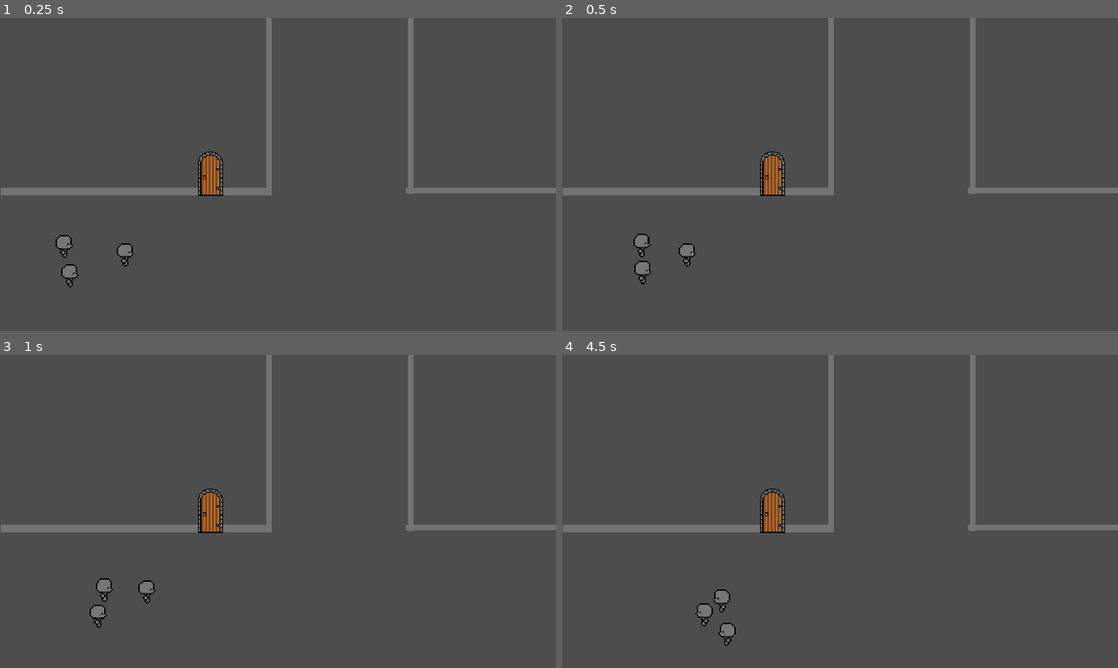
Above: before the commit, frames 1-4 (two rows, left to right).
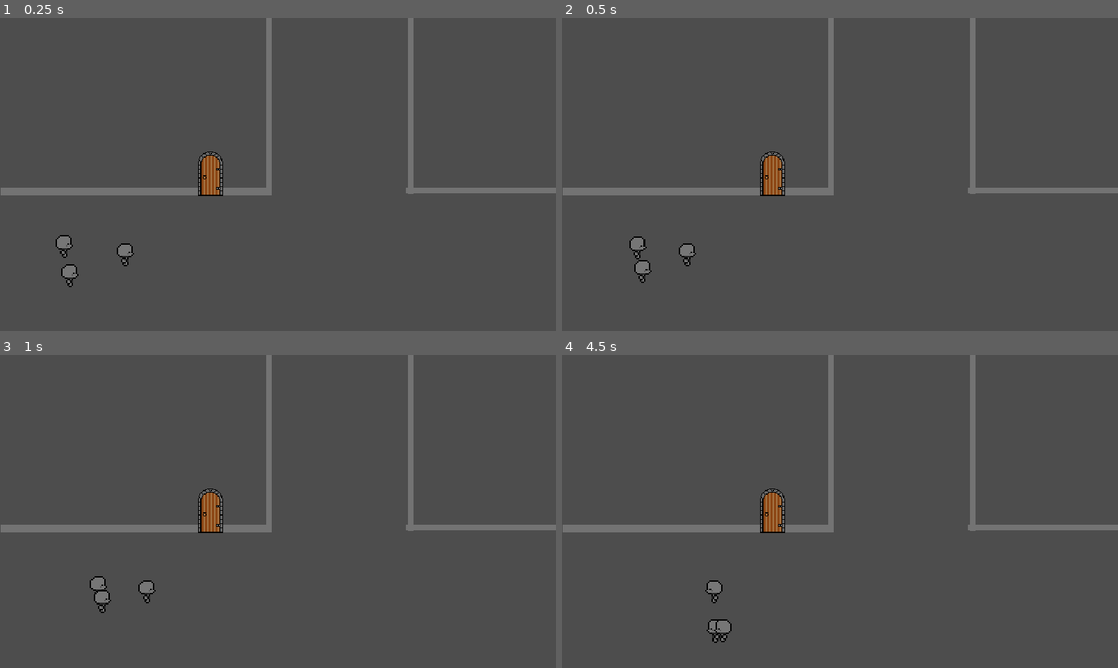
Above: after the commit, the same moments.

Repository: DubiousDuck/Manny-Takes-on-Upper-Management
Game: Godot game, scene res://overworld/sample_overworld.tscn
The game is run twice, just before and just after one commit, with the same random seed, the same clock (stepped at 60 frames per second) and the same inputs.
Inputs (mouse positions are in pixels of both pictures, inside the frame that each line leads up to):
- Up to frame 1 (0.25 s): no input
- Up to frame 2 (0.5 s): no input
- Up to frame 3 (1 s): tap Enter (ui_accept) at 0.5, 0.77 s; move the mouse to (400, 495) at 0.52 s; hold Right (ui_right) from 0.53 s (still down); click (400, 495) at 0.6 s
- Up to frame 4 (4.5 s): move the mouse to (728, 527) at 1.27 s; release Right (ui_right) at 1.28 s; hold Down (ui_down) 1.28-2.03 s; click (728, 527) at 1.35 s; tap Enter (ui_accept) at 1.52, 3.02, 3.77 s; move the mouse to (895, 442) at 2.02 s; hold Right (ui_right) 2.03-2.78 s; click (895, 442) at 2.1 s; move the mouse to (812, 574) at 2.77 s; hold Up (ui_up) 2.78-3.53 s; click (812, 574) at 2.85 s; move the mouse to (1006, 558) at 3.52 s; hold Left (ui_left) from 3.53 s (still down); click (1006, 558) at 3.6 s; move the mouse to (673, 464) at 4.27 s; click (673, 464) at 4.35 s

Frame 1 is identical in both runs. In frame 2, 0.2% of the frame differs, in the area x 12-17%, y 68-86%; in frame 3, 0.4%; in frame 4, 0.6%, in the area x 24-32%, y 72-93%.

Commit message:
Set Follower collision layer to 2

Diff:
--- a/overworld/Follower.tscn
+++ b/overworld/Follower.tscn
@@ -9,6 +9,7 @@
 height = 56.0
 
 [node name="Follower" type="CharacterBody2D"]
+collision_layer = 2
 script = ExtResource("1_n8ld1")
 
 [node name="CollisionShape2D" type="CollisionShape2D" parent="."]
